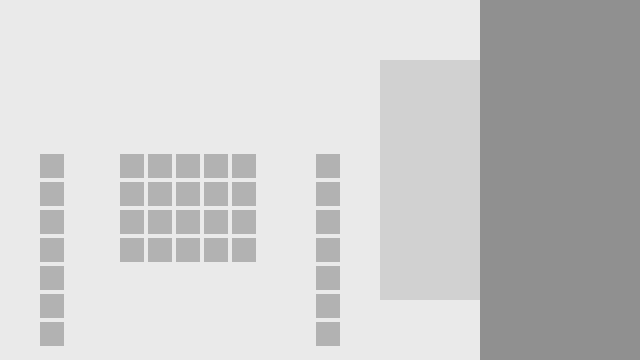
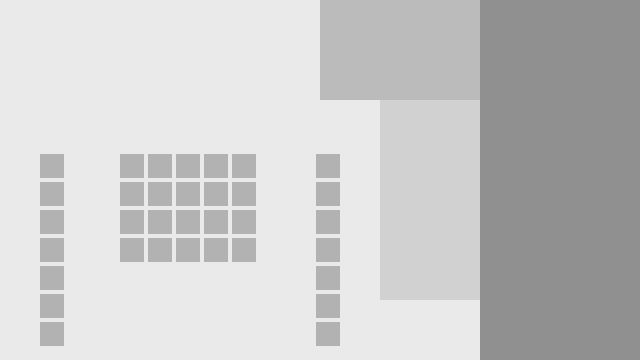
Before/after of a 640 x 360 layered artwork. What changed in the layer stack:
added layer "Layer 4" above "Layer 3" over left=320, top=0, right=480, bottom=100
painted on "Layer 1" over left=380, top=60, right=480, bottom=100
